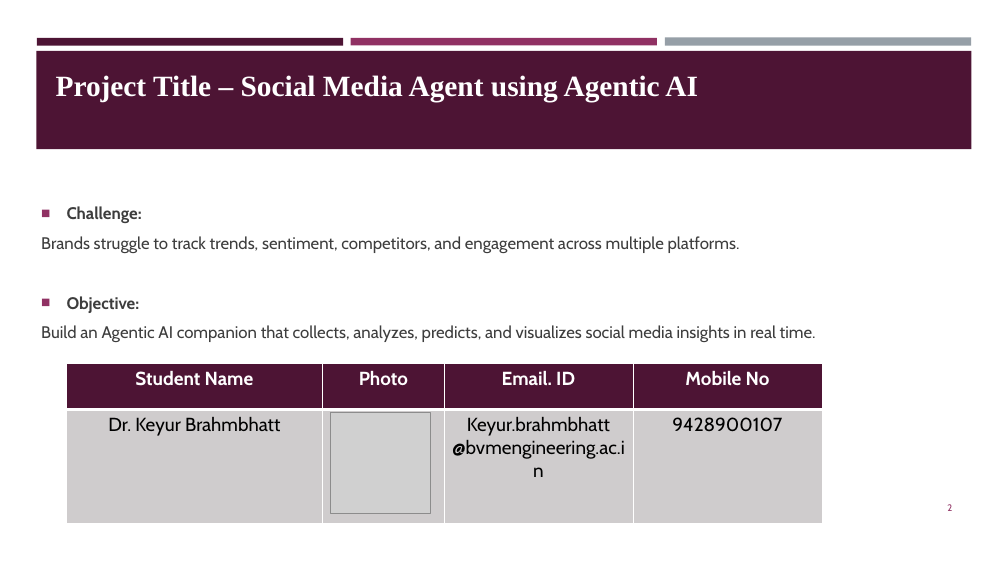
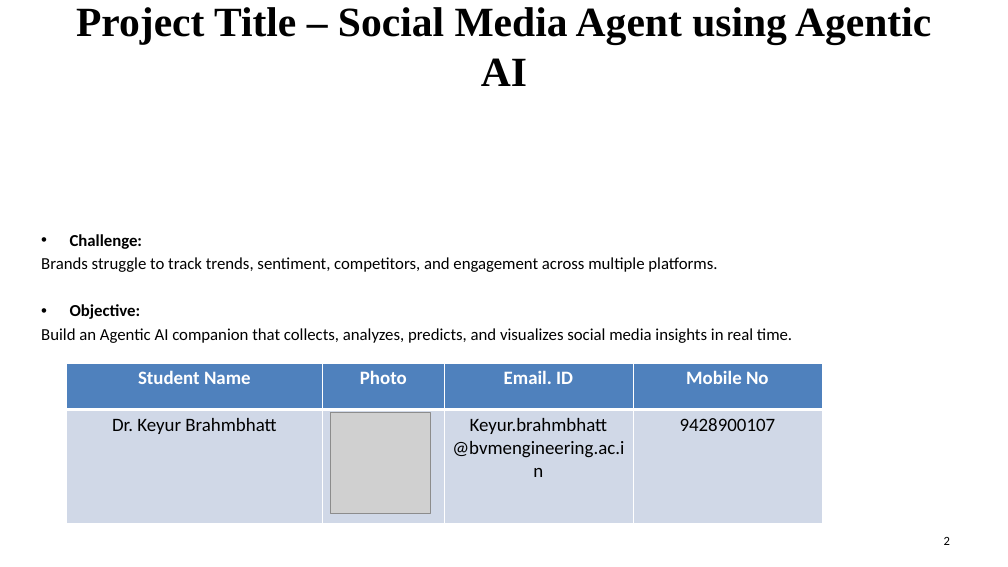
Before and after one commit to keyurbrahmbhatt-eng/social-media-agent-repo, a slide deck: slide 2 of KNB_Social_Media_Agent_Formatted_Presentation.pptx. Drawn at 1008x567 pixels with LibreOffice and Linux fonts; fonts in the diff are those of the drawing; grey boxes stand for pictures. Boxes give left, top, right and bottom in pixels: in the first picture for what was removed or moved away, otherwise in the second. Text is boxed around its words. In the diff, an @@ line names an element or a change of style, - is before the commit and + after.

```diff
--- a/KNB_Social_Media_Agent_Formatted_Presentation.pptx
+++ b/KNB_Social_Media_Agent_Formatted_Presentation.pptx
@@ title "Project Title – Social Media ...": place and size @@
-title "Project Title – Social Media ..." at (56,75,698,103)
+title "Project Title – Social Media ..." at (76,7,931,86)
@@ title "Project Title – Social Media ..." at (76,7,931,86): size 28 to 39.6 pt, text colour #FFFFFF to #000000; alignment left to centre; vertical alignment bottom to middle @@
@@ rectangle removed at (36,51,972,149) @@
@@ rectangle removed at (37,38,343,45) @@
@@ rectangle removed at (351,38,657,45) @@
@@ rectangle removed at (665,38,971,46) @@
@@ text "Challenge:" at (41,234,792,343): font Cabin to Calibri, text colour #3D3D3D to #000000; bullet ■ to •; less space between paragraphs; vertical alignment middle to top @@
@@ table at (66,363,822,523) @@
@@ fill #4D1434 to #4F81BD in row 1 @@
@@ fill #D0CCCE to #D0D8E8 in row 2 @@
@@ font Cabin to Calibri @@
@@ page number: place and size @@
-page number at (947,504,952,511)
+page number at (944,537,950,545)
@@ page number at (944,537,950,545): size 9 to 12 pt, font Cabin to Calibri, text colour #903163 to #000000 @@
```
Also in this commit, not shown: 13 other slides changed.
